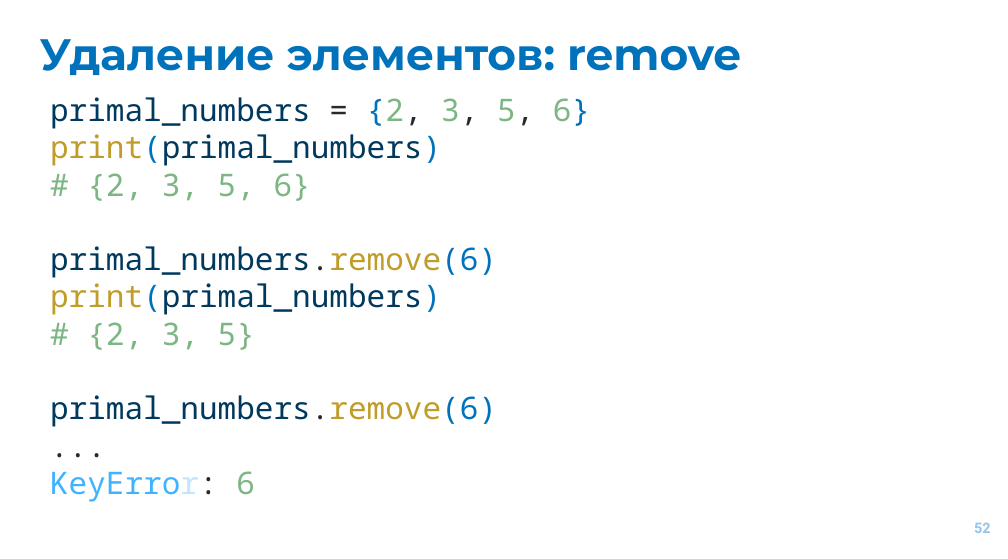
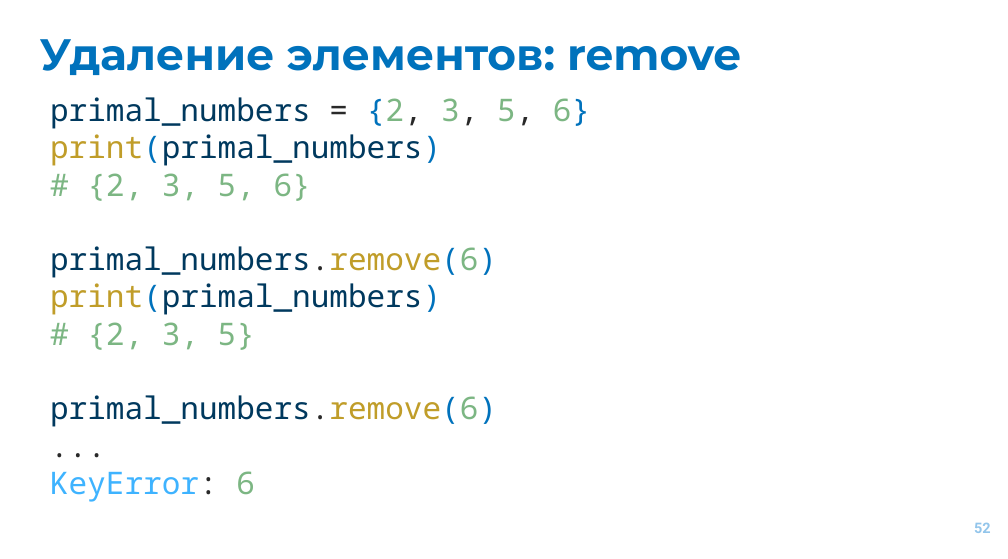
Before and after one commit to EvgrafovMichail/python_mipt_dafe, a slide deck: slide 52 of lessons/sem01/lesson06/dicts_n_sets.pptx. Drawn at 1008x559 pixels with LibreOffice and Linux fonts; fonts in the diff are those of the drawing. Boxes give left, top, right and bottom in pixels: in the first picture for what was removed or moved away, otherwise in the second. Text is boxed around its words. In the diff, an @@ line names an element or a change of style, - is before the commit and + after.

```diff
--- a/lessons/sem01/lesson06/dicts_n_sets.pptx
+++ b/lessons/sem01/lesson06/dicts_n_sets.pptx
@@ text at (x1=50, y1=246, x2=497, y2=502): text colour #0072BC to #7CB683 in "primal_numbers.remove(6)", "primal_numbers.remove(6)"; text colour #BFE6FF to #3EB3FF in "KeyError:" @@
```
Also in this commit, not shown: 2 other slides changed.
